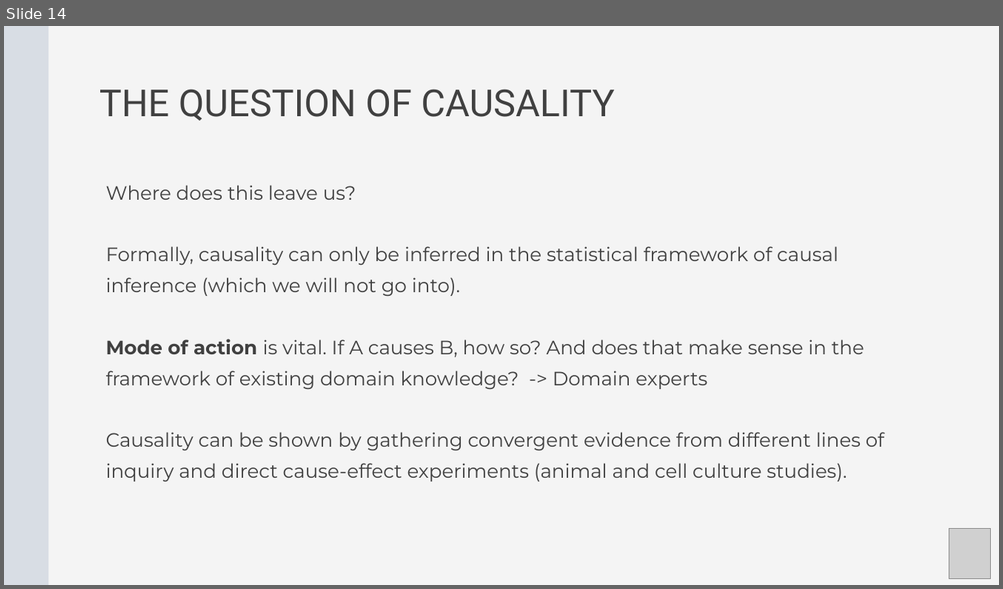
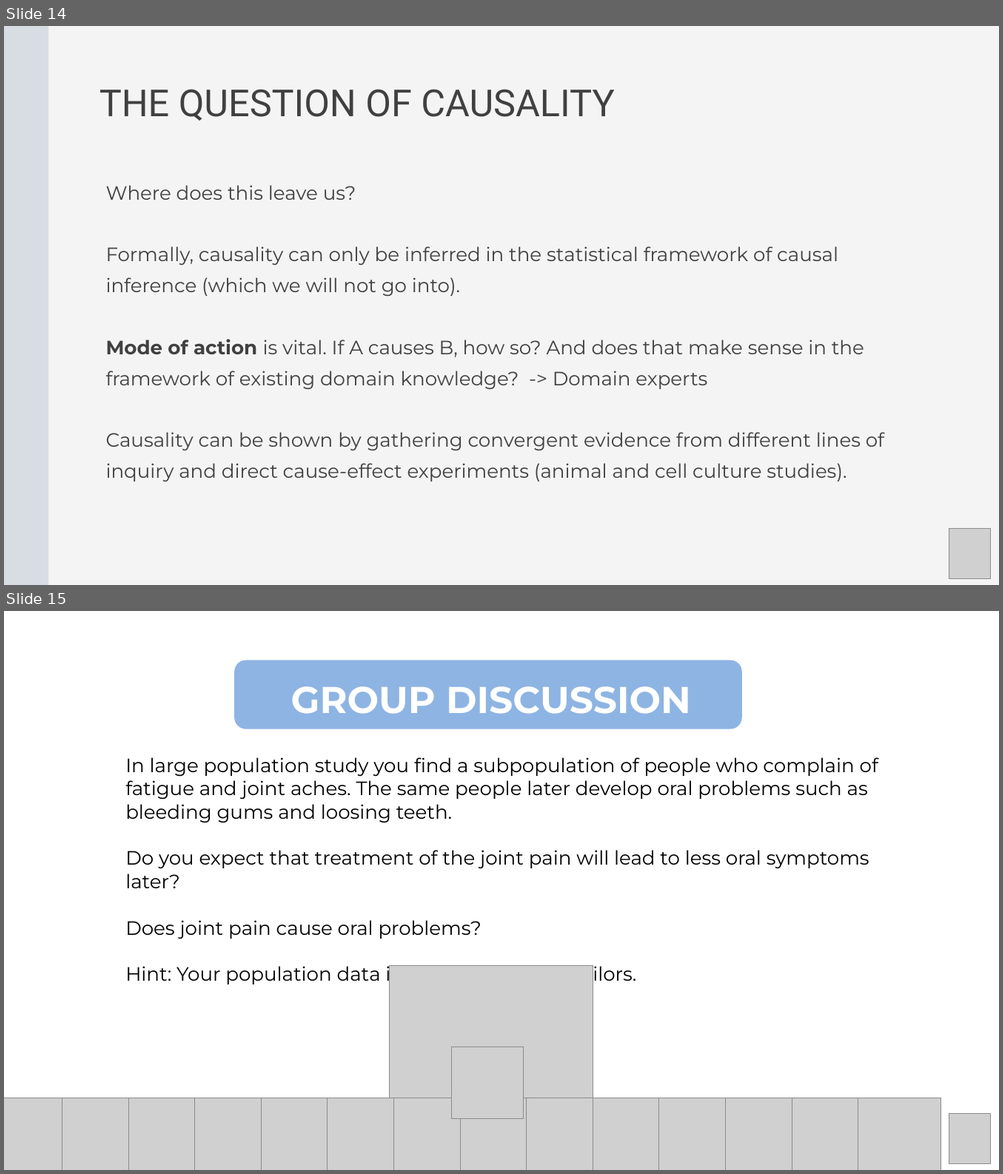
Before and after one commit to Center-for-Health-Data-Science/Foundations-of-Health-Data-Science, a slide deck: Slides/FHDS_Model_Evaluation_Part4.pptx. Shown one above the other, each under a label of ours: slide 14 before the commit, slides 14 and 15 after it. The pictures are 1003x589 and 1003x1174 pixels, drawn with LibreOffice and Linux fonts; fonts in the diff are those of the drawing; grey boxes stand for pictures. Boxes give left, top, right and bottom in pixels: in the first picture for what was removed or moved away, otherwise in the second. Text is boxed around its words. In the diff, an @@ line names an element or a change of style, - is before the commit and + after.

```diff
--- a/Slides/FHDS_Model_Evaluation_Part4.pptx
+++ b/Slides/FHDS_Model_Evaluation_Part4.pptx
@@ slide 15 added at [4, 611, 999, 1170], background #FFFFFF @@
@@ rounded rectangle added at [234, 661, 742, 729], fill #8EB4E3 @@
@@ text added at [291, 686, 691, 714], 54 pt, text #FFFFFF, bold @@
+GROUP DISCUSSION
@@ text added at [125, 758, 878, 986], 28 pt, text #000000 @@
+In large population study you find a subpopulation of people who complain of fatigue and joint aches. The same people later develop oral problems such as bleeding gums and loosing teeth.
+Do you expect that treatment of the joint pain will lead to less oral symptoms later?
+Does joint pain cause oral problems?
+Hint: Your population data is from 13th century sailors.
@@ picture added at [390, 966, 592, 1169] @@
@@ picture added at [451, 1047, 523, 1119] @@
@@ group added at [4, 1098, 941, 1170]: 14 pictures @@
@@ picture added at [949, 1113, 990, 1164] @@
```
Also in this commit, not shown: 1 slide removed, 2 other files.
